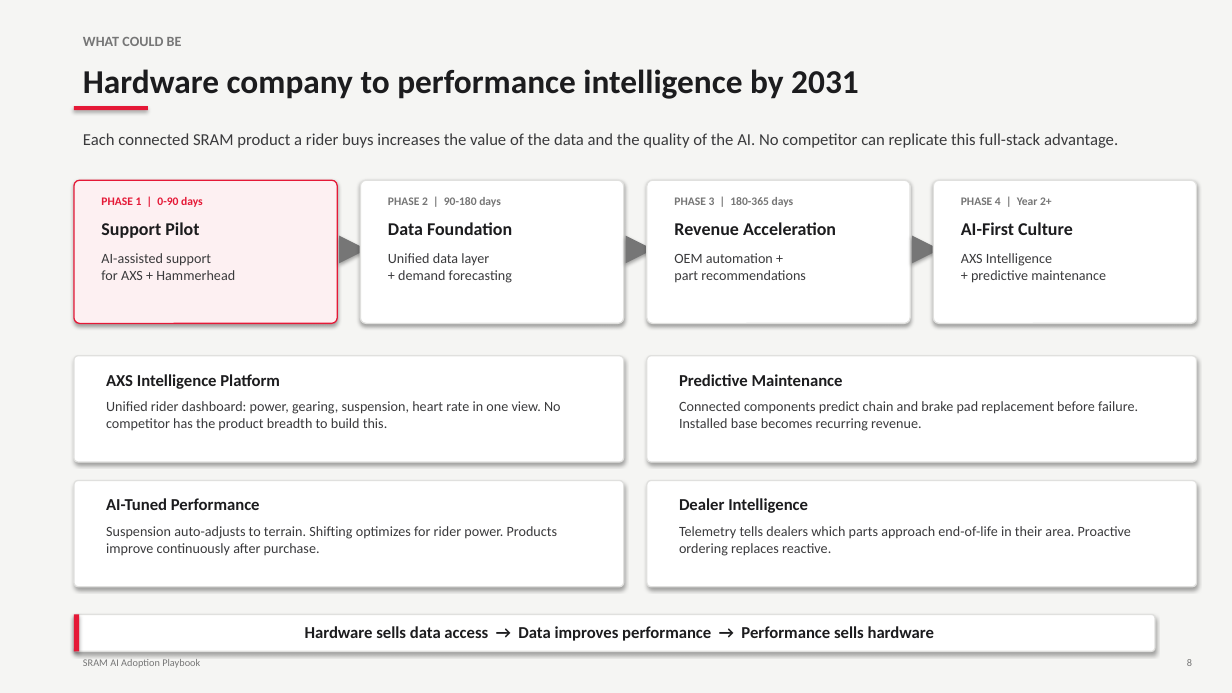
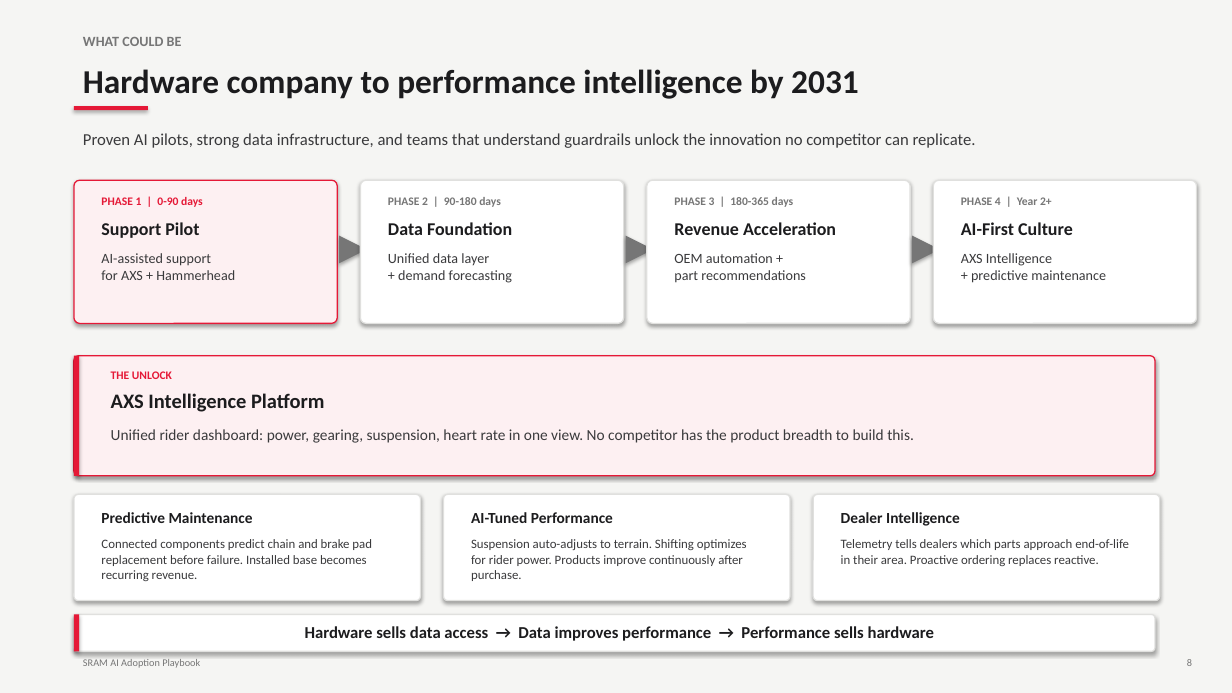
Before and after one commit to donovan-palmer/sram-ai-playbook, a slide deck: slide 9 of deliverables/SRAM_AI_Adoption_Playbook.pptx. Drawn at 1232x693 pixels with LibreOffice and Linux fonts; fonts in the diff are those of the drawing. Boxes give left, top, right and bottom in pixels: in the first picture for what was removed or moved away, otherwise in the second. Text is boxed around its words. In the diff, an @@ line names an element or a change of style, - is before the commit and + after.

Commit message:
Refine narrative arc: support as proving ground, AXS Intelligence as unlock
Initiative map: box around Support row with START HERE label and annotation
explaining why measurable, well-understood domains are the right starting
point for AI adoption. AXS Support Agent still highlighted as the pilot.

2031 vision: AXS Intelligence Platform promoted to full-width highlighted
card with THE UNLOCK label. Remaining vision cards shown below as outcomes
that proven pilots and infrastructure make possible.

```diff
--- a/deliverables/SRAM_AI_Adoption_Playbook.pptx
+++ b/deliverables/SRAM_AI_Adoption_Playbook.pptx
@@ text at (83, 133, 976, 148): text changed @@
-Each connected SRAM product a rider buys increases the value of the data and the quality of the AI. No competitor can replicate this full-stack advantage.
+Proven AI pilots, strong data infrastructure, and teams that understand guardrails unlock the innovation no competitor can replicate.
@@ rounded rectangle: place and size @@
-rounded rectangle at (74, 356, 624, 462)
+rounded rectangle at (74, 356, 1155, 476)
@@ rounded rectangle at (74, 356, 1155, 476): fill #FFFFFF to #FDF0F2; outline #E0E0DE 1 pt to #E51937 1 pt @@
@@ rectangle added at (74, 356, 79, 476), fill #E51937 @@
@@ rounded rectangle removed at (647, 356, 1197, 462) @@
@@ text "AXS Intelligence Platform": place and size @@
-text "AXS Intelligence Platform" at (106, 374, 280, 389)
+text "AXS Intelligence Platform" at (111, 393, 324, 412)
@@ text "AXS Intelligence Platform" at (111, 393, 324, 412): size 13 to 16 pt @@
@@ text added at (111, 371, 172, 379), 9 pt, text #E51937, bold @@
+THE UNLOCK
@@ text "Unified rider dashboard: power, gearing, ...": place and size @@
-text "Unified rider dashboard: power, gearing, ..." at (106, 401, 561, 431)
+text "Unified rider dashboard: power, gearing, ..." at (111, 429, 914, 443)
@@ text "Unified rider dashboard: power, gearing, ..." at (111, 429, 914, 443): size 11 to 12 pt @@
@@ rounded rectangle: place and size @@
-rounded rectangle at (74, 481, 624, 587)
+rounded rectangle at (74, 494, 421, 601)
@@ size 13 to 12 pt in 3 elements at (841, 512, 960, 526), (471, 512, 613, 523), (101, 512, 253, 523) @@
@@ text "Predictive Maintenance": place and size @@
-text "Predictive Maintenance" at (679, 374, 843, 386)
+text "Predictive Maintenance" at (101, 512, 253, 523)
@@ rounded rectangle added at (444, 494, 790, 601), fill #FFFFFF, outline #E0E0DE 1 pt @@
@@ text "AI-Tuned Performance": place and size @@
-text "AI-Tuned Performance" at (106, 498, 260, 510)
+text "AI-Tuned Performance" at (471, 512, 613, 523)
@@ rounded rectangle: place and size @@
-rounded rectangle at (647, 481, 1197, 587)
+rounded rectangle at (813, 494, 1160, 601)
@@ text "Dealer Intelligence": place and size @@
-text "Dealer Intelligence" at (679, 498, 808, 513)
+text "Dealer Intelligence" at (841, 512, 960, 526)
@@ size 11 to 10 pt in 3 elements at (841, 539, 1129, 566), (471, 539, 747, 581), (101, 539, 372, 581) @@
@@ text "Connected components predict chain and ...": place and size @@
-text "Connected components predict chain and ..." at (679, 401, 1138, 431)
+text "Connected components predict chain and ..." at (101, 539, 372, 581)
@@ text "Suspension auto-adjusts to terrain. Shifting ...": place and size @@
-text "Suspension auto-adjusts to terrain. Shifting ..." at (106, 526, 558, 556)
+text "Suspension auto-adjusts to terrain. Shifting ..." at (471, 539, 747, 581)
@@ text "Telemetry tells dealers which parts ...": place and size @@
-text "Telemetry tells dealers which parts ..." at (679, 526, 1131, 556)
+text "Telemetry tells dealers which parts ..." at (841, 539, 1129, 566)
```
Also in this commit, not shown: 1 other slide changed, 1 other file.
